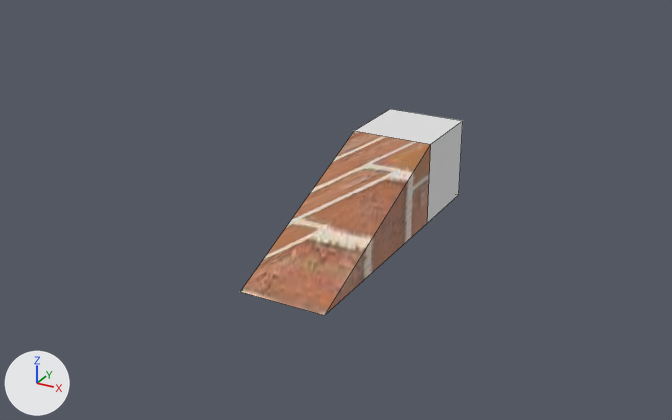
An edit to the Blender file tools/obj2map/obj/scene/scene.blend, drawn before and after from the same camera.
Camera for both pictures: a camera (50 mm lens) standing at (8.9, -17.9, 8.27) and looking at (-0.38, -1.04, -0.16). Arrows for +X, +Y and +Z are at lower left; the lights stay in place. Mesh edges are drawn as thin lines.
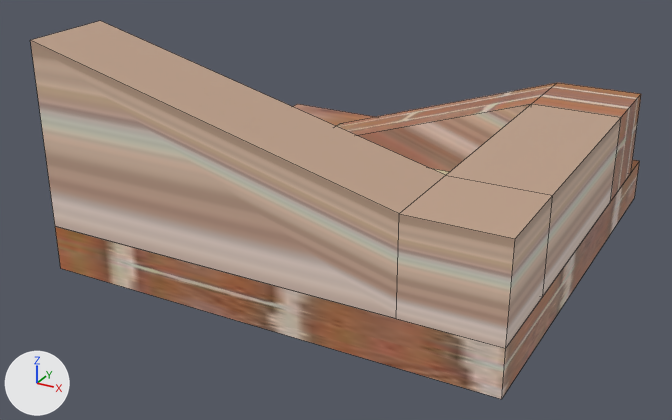
Changed parts and their boxes [x1, y1, x2, y2] in the pictures (672 x 420 px):
'Cube.001', reshaped, moved (219% wider, 77% taller)
    before: [240, 131, 431, 315]
    after: [30, 21, 641, 348]
'Cube', recoloured, mesh rescaled, moved (438% wider, 157% taller)
    before: [355, 109, 463, 223]
    after: [55, 104, 640, 399]

Diff of the bpy script that builds the scene:
```diff
--- a/tools/obj2map/obj/scene/scene.blend.py
+++ b/tools/obj2map/obj/scene/scene.blend.py
@@ me_cube_009 @@
 # used by ob_cube_001; location = (0.0, 0.0, 0.0)
-me_cube_009.from_pydata(...)  # 6 vertices, 5 faces; spans x -1.0..1.0, y -4.0..1.0, z -1.0..1.0
+me_cube_009.from_pydata(...)  # 22 vertices, 21 faces; spans x -3.0..7.0, y -8.0..1.0, z -1.0..3.0
+# me_cube_009 part 2
+# 5 vertices are removed from x -1.0..1.0, y -4.0..1.0, z -1.0..1.0
+# 5 faces are deleted
+# 11 vertices are added at x -3.0..7.0, y -8.0..-1.0, z -1.0..3.0
+# 10 new vertices lie (0.0, 2.0, 0.0) away from vertices in x -3.0..7.0, y -8.0..-1.0, z -1.0..3.0
+# 21 new faces join them
 me_cube_009.materials.append(mat_material)
@@ me_cube @@
 me_cube.from_pydata(...)  # 8 vertices, 6 faces; spans x -1.0..1.0, y -1.0..1.0, z -1.0..1.0
 # used by ob_cube; location = (0.0, 2.0, 0.0)
+# me_cube part 1: the whole mesh is scaled about its middle by (5, 5, 0.5), then moved by (0.0, 0.0, -0.5)
+me_cube.materials.append(mat_material)  # picture img_brick_png_001
@@ ob_cube_001 @@
 ob_cube_001 = bpy.data.objects.new('Cube.001', me_cube_009)
-ob_cube_001.location = (0.0, 0.0, 0.0)
+ob_cube_001.location = (-2.0, 3.0, 1.0)
@@ ob_cube @@
 ob_cube = bpy.data.objects.new('Cube', me_cube)
-ob_cube.location = (0.0, 2.0, 0.0)
+ob_cube.location = (0.0, 0.0, 0.0)
```
